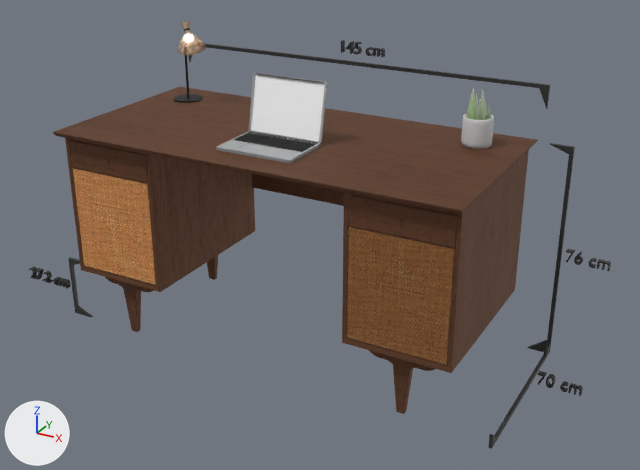
Two versions of the Blender file projeto_cena-exemplo_2023/model/vintageDesk.blend, one commit apart.
The view is the same before and after, from a 50 mm lens placed at (1.44, -2.43, 1.64), pointed at (0.09, 0.04, 0.41). Every picture has the same lights, and +X, +Y and +Z are marked at lower left.

The first picture shows 'Base', 'EstruturaMedidas', 'Gaveta_L', 'Gaveta_R', 'Monitor', 'Nicho', 'Plant', 'Porta_L', 'Porta_R', 'Pés', 'Tampo', 'Tampo. 2', 'TextoAltura', 'TextoAlturaPes', 'TextoComprimento', 'TextoLargura'.
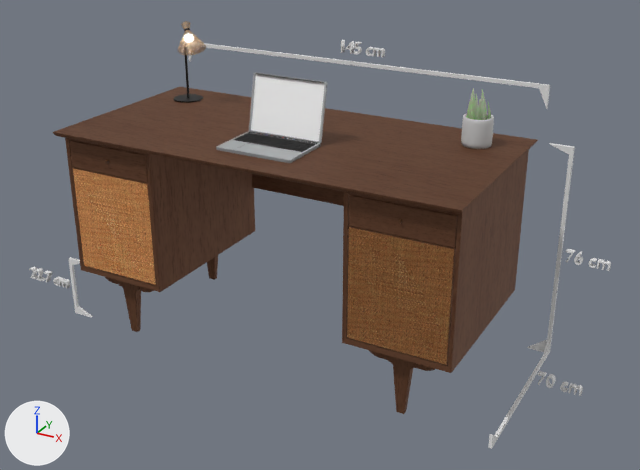
Pixel boxes (x1, y1, x2, y2) of what changed, in the pictures (640 x 470 px):
'EstruturaMedidas', recoloured (black to white): (68, 42, 575, 449) in both
'TextoAlturaPes', recoloured (black to white): (29, 266, 71, 288) in both
'TextoComprimento', recoloured (black to white): (341, 40, 385, 57) in both
'TextoLargura', recoloured (black to white): (538, 371, 583, 396) in both
'TextoAltura', recoloured: (566, 249, 611, 271) in both

Patch to the scene script:
```diff
--- a/projeto_cena-exemplo_2023/model/vintageDesk.blend.py
+++ b/projeto_cena-exemplo_2023/model/vintageDesk.blend.py
@@ mat_materialestruturamedidas @@
 mat_materialestruturamedidas = principled_material('MaterialEstruturaMedidas')
-mat_materialestruturamedidas.base_color = (0.0284, 0.0284, 0.0284)  # black #2f2f2f
+mat_materialestruturamedidas.base_color = (0.834, 0.834, 0.834)  # white #ebebeb
```
